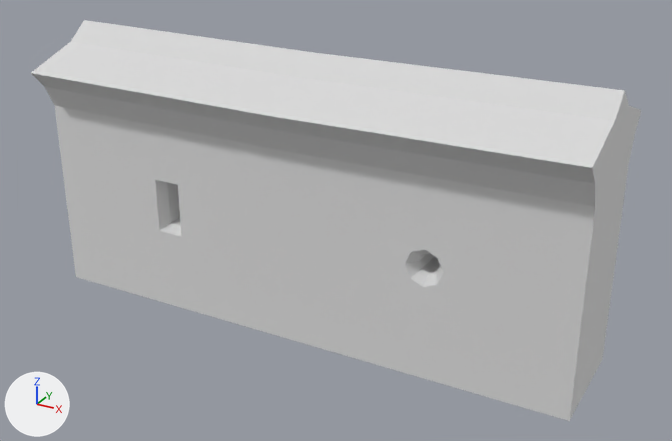
One commit to the glTF model models/ultimate-pack/low-poly-10/m/japan-wall-japan-small.glb: the scene before it, then after it.
One viewpoint serves both versions: a 50 mm lens placed at (3.8, -6.54, 4.26), pointed at (0.21, -0.01, 1.0). The axes (+X, +Y, +Z) are drawn at lower left. The lights are the same throughout. The first picture is the older version. Where no turn or scale is listed for an object, it has been applied to the vertices.

The first picture shows 'wall-japan_small'.
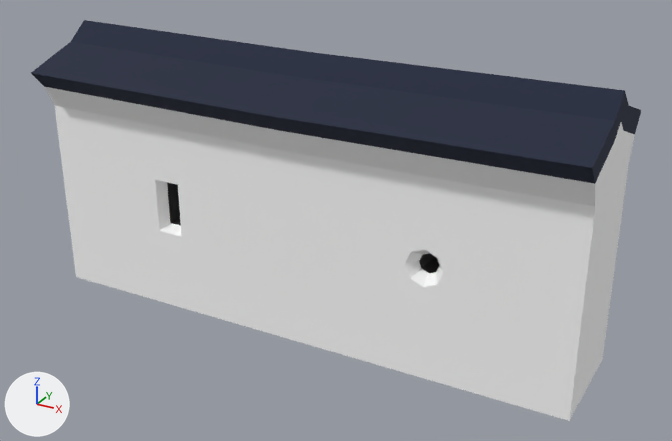
Location of each change, [x1, y1, x2, y2] in pixels of the pictures (672 x 441 px):
'wall-japan_small', recoloured
    both: [31, 20, 641, 421]

The change, as a list of edits to the scene's bpy script:
```text
Change mat_17_grey_darkest:
    mat_17_grey_darkest.base_color: (0.8, 0.8, 0.8) -> (0.0222, 0.0222, 0.0222)  # white #e7e7e7 -> black #292929
Change mat_58_white:
    mat_58_white.base_color: (0.8, 0.8, 0.8) -> (1.0, 1.0, 1.0)  # white #e7e7e7 -> white #ffffff
Change mat_41_blue_darkest:
    mat_41_blue_darkest.base_color: (0.8, 0.8, 0.8) -> (0.016, 0.0222, 0.0482)  # white #e7e7e7 -> dark blue #22293e
```
